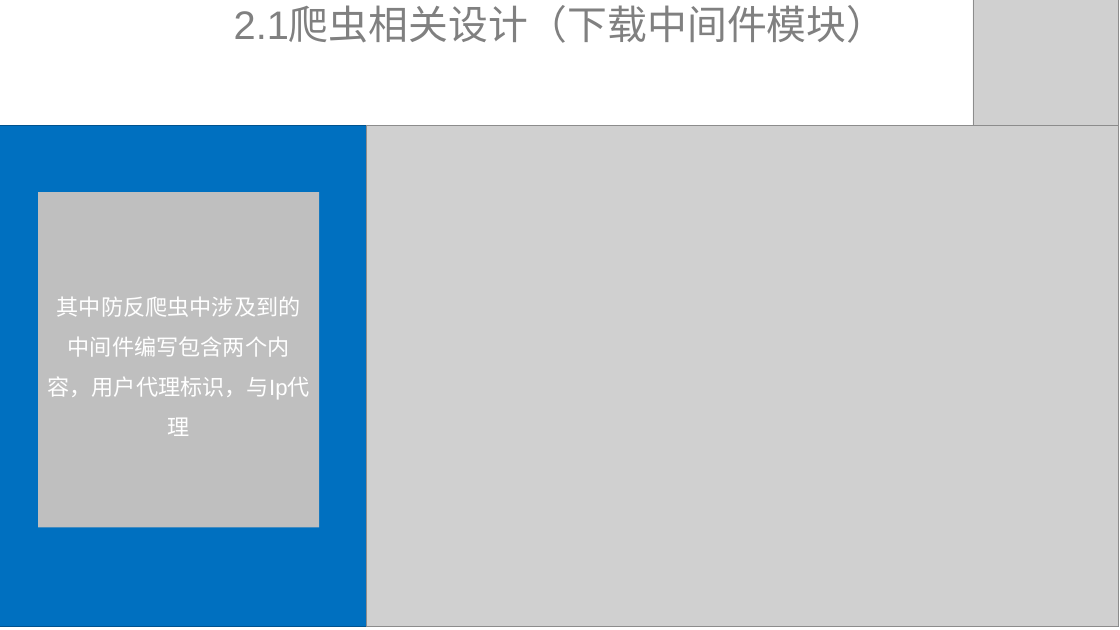
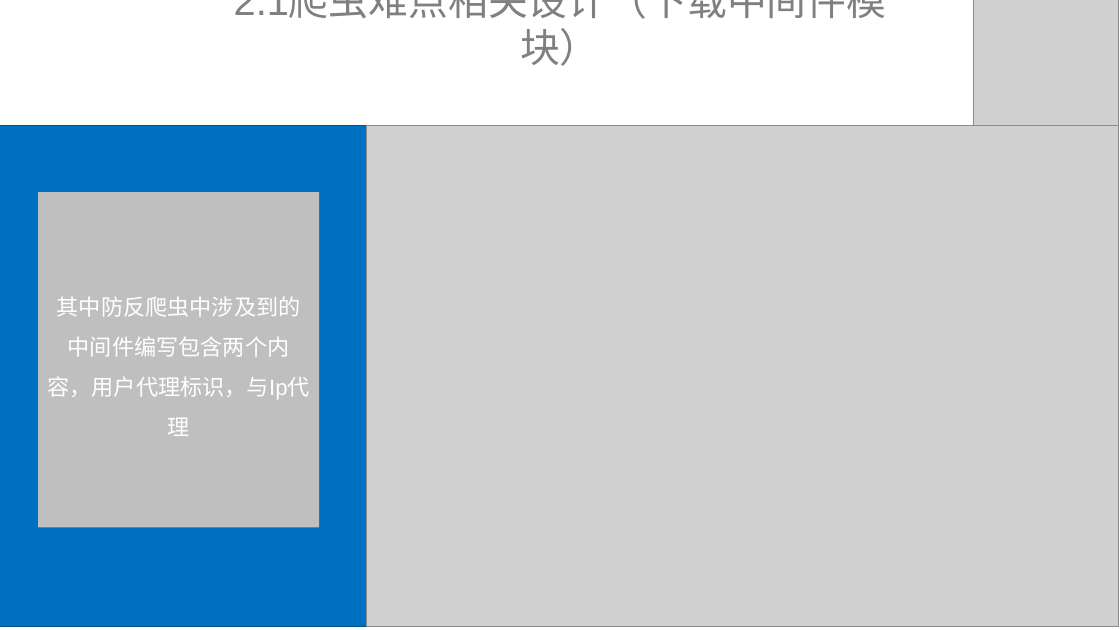
Before and after one commit to dengdengkai/graduation_final, a slide deck: slide 11 of 附件（本册存放系统源码（可运行的工程文件）+答辩PPT）/20153160653_邓凯_毕业设计最终答辩PPT.pptx. Drawn at 1120x630 pixels with LibreOffice and Linux fonts; fonts in the diff are those of the drawing; grey boxes stand for pictures. Boxes give left, top, right and bottom in pixels: in the first picture for what was removed or moved away, otherwise in the second. Text is boxed around its words. In the diff, an @@ line names an element or a change of style, - is before the commit and + after.

```diff
--- a/附件（本册存放系统源码（可运行的工程文件）+答辩PPT）/20153160653_邓凯_毕业设计最终答辩PPT.pptx
+++ b/附件（本册存放系统源码（可运行的工程文件）+答辩PPT）/20153160653_邓凯_毕业设计最终答辩PPT.pptx
@@ text at (234,0,887,66): text changed @@
-2.1爬虫相关设计（下载中间件模块）
+2.1爬虫难点相关设计（下载中间件模块）
```
Also in this commit, not shown: 11 other slides changed, 2 other files.
